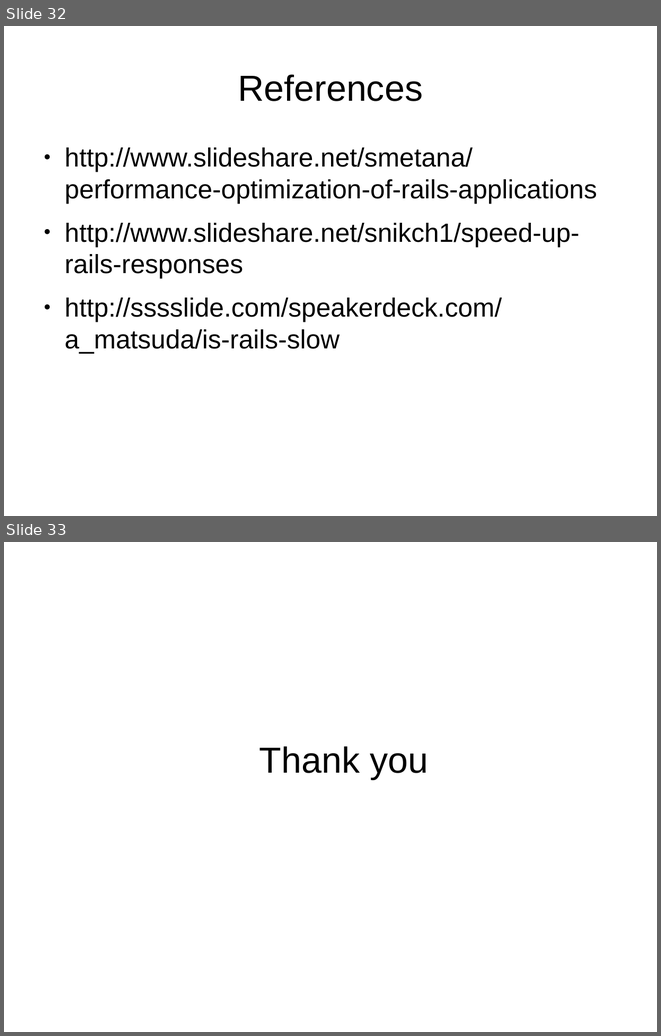
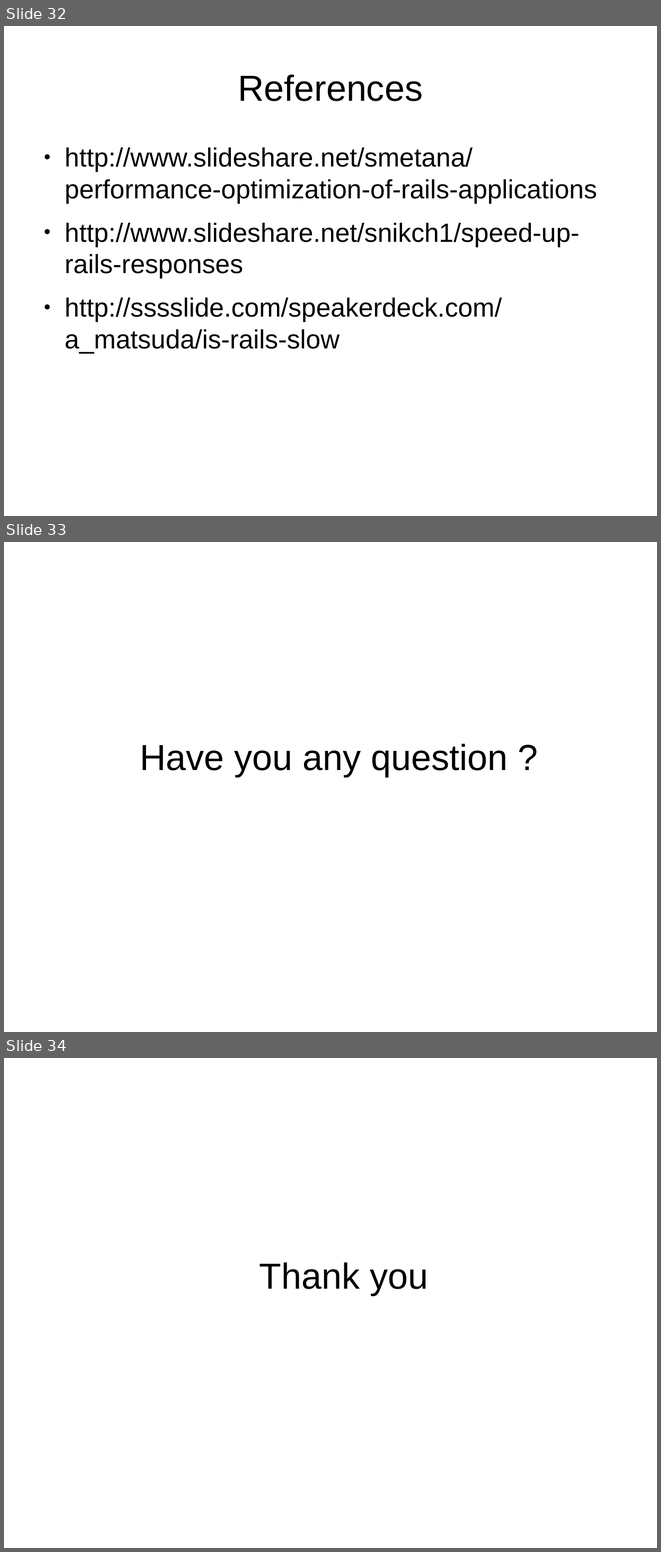
Before and after one commit to khacluan/presentations, a slide deck: speed_up_rails_app_pre_v2.odp. Shown one above the other, each under a label of ours: slides 32 and 33 before the commit, slides 32, 33 and 34 after it. The pictures are 661x1036 and 661x1552 pixels, drawn with LibreOffice and Linux fonts; fonts in the diff are those of the drawing. Boxes give left, top, right and bottom in pixels: in the first picture for what was removed or moved away, otherwise in the second. Text is boxed around its words. In the diff, an @@ line names an element or a change of style, - is before the commit and + after.

```diff
--- a/speed_up_rails_app_pre_v2.odp
+++ b/speed_up_rails_app_pre_v2.odp
@@ slide 33 added at [4,542,657,1032], background #FFFFFF @@
@@ title added at [140,743,508,777], 44 pt, text #000000 @@
+Have you any question ?
@@ what was slide 33 is now slide 34 @@
```
Also in this commit, not shown: 2 slides changed, 1 other file.
